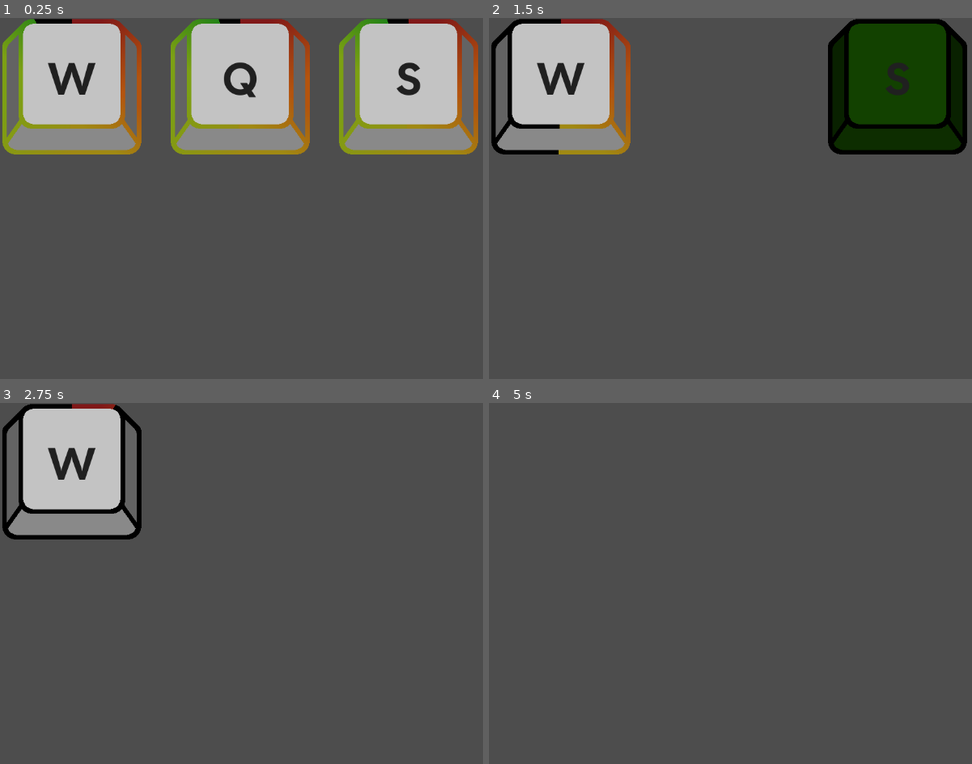
Above: before the commit, frames 1-4 (two rows, left to right).
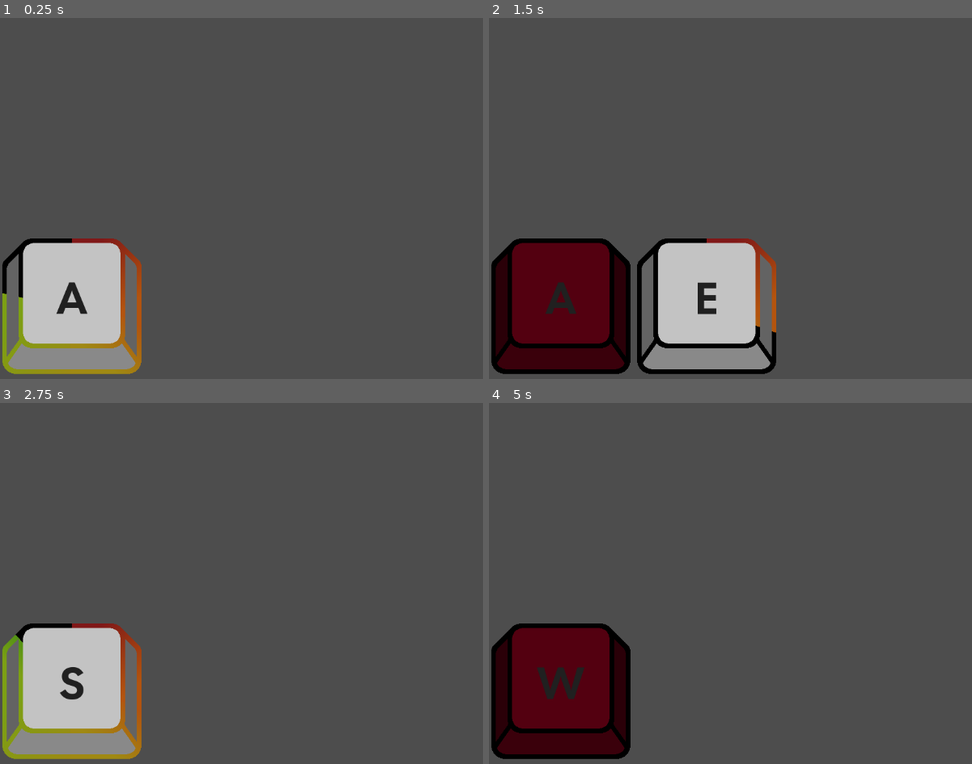
Above: after the commit, the same moments.

Repository: Slumbergeist/Minigame-Project
Game: Godot game, scene res://Mini Games/Key Press/key_press.tscn
Same seed, same stepped clock (60 frames per second), same inputs: the game is played once before the commit and once after it.
Inputs:
- Up to frame 1 (0.25 s): no input
- Up to frame 2 (1.5 s): tap Enter at 0.5 s; hold D (right) 0.53-1.28 s; tap Q (peek_L) at 0.6 s; hold S (down) from 1.28 s (still down); tap Shift (fast) at 1.35 s
- Up to frame 3 (2.75 s): tap Q (peek_L) at 1.55, 2.3 s; release S (down) at 2.03 s; hold D (right) from 2.03 s (still down); tap Space (leap) at 2.1 s
- Up to frame 4 (5 s): release D (right) at 2.78 s; hold W (up) 2.78-3.53 s; tap Q (peek_L) at 2.85, 3.8, 4.55 s; hold A (left) from 3.53 s (still down); tap E (peek_R) at 3.6 s; tap Ctrl (slow) at 4.35 s

The runs differ from the first frame. In frame 1, 37% of the frame differs, in the area x 0-99%, y 0-99%; in frame 2, 39%; in frame 3, 18%; in frame 4, 10%.

Commit message:
Finalizes qte game. Adds qte creator function allowing for adjustable spawn frequency, duration, and amount.

Diff:
--- a/Mini Games/Key Press/key_press.gd
+++ b/Mini Games/Key Press/key_press.gd
@@ -1,23 +1,27 @@
-extends Node2D
+extends Control
 
 ## Frequency determines the time in-between key press events
-@export var frequency = 3
-@export var speed = 3
+@export var frequency: float = 1.0
+## Speed determines how much time the QTE will be active
+@export var speed: float = 1.0
+## Amount caps how many times a QTE will appear
+@export var amount: int = 1
+## Game Enabled being set to true will begin the spawn timer. False turns off new QTEs
+@export var game_enabled: bool = false
 
 @onready var timer: Timer = $Timer
 @onready var qte_event: PackedScene = preload("res://Objects/key_qte.tscn")
+@onready var qte_container: HBoxContainer = $"QTE Container"
 
 signal qte_success(qte_cleared: TextureProgressBar)
 
 var valid_qte_actions = ["up", "down", "left", "right", "peek_L", "peek_R"]
+var rng = RandomNumberGenerator.new()
 
 # Called when the node enters the scene tree for the first time.
 func _ready() -> void:
-	timer.wait_time = frequency
-	randi_range(0, 10)
-
-# process. if timer is stopped, start timer with random time (relative to frequency)
-# this creates new qte via add_new_qte()
+	if game_enabled:
+		timer_cycle()
 
 func _input(event) -> void:
 	if event is InputEventKey:
@@ -34,11 +38,16 @@
 
 func add_new_qte() -> void:
 	var new_qte = qte_event.instantiate()
-	# Set random position (check for existing qte positions)
-	new_qte.speed = 5 # Randomize according to self.speed
-	new_qte.key = "up" # Randomize according to valid_qte_actions Array
+	new_qte.speed = rng.randf_range((speed / 1.5), (speed * 1.5))
+	new_qte.key = valid_qte_actions[rng.randi_range(0, (valid_qte_actions.size() - 1))]
 	new_qte.add_to_group("Active QTEs")
+	qte_container.add_child(new_qte)
 
-# Create randomization for how often a new QTE pops up using frequency (0 meaning never again)
-# QTE auto-creator, randomization also should be able to randomly pick what key should be pressed and vary speed
-# Create formula for positioning qtes without overlapping or going OoB
+func timer_cycle() -> void:
+	add_new_qte()
+	amount -= 1
+	if amount > 0:
+		timer.start(rng.randf_range((frequency / 1.5), (frequency * 1.5)))
+
+func _on_timer_timeout() -> void:
+	timer_cycle()
--- a/Mini Games/Key Press/key_press.tscn
+++ b/Mini Games/Key Press/key_press.tscn
@@ -1,26 +1,32 @@
-[gd_scene load_steps=3 format=3 uid="uid://cbnhfof5bpcet"]
+[gd_scene load_steps=2 format=3 uid="uid://cbnhfof5bpcet"]
 
 [ext_resource type="Script" uid="uid://do7nqm1tqmius" path="res://Mini Games/Key Press/key_press.gd" id="1_s8g6r"]
-[ext_resource type="PackedScene" uid="uid://brj22jt66f6ps" path="res://Objects/key_qte.tscn" id="2_vfnxi"]
 
-[node name="MG-Key_Press" type="Node2D"]
+[node name="MG-Key_Press" type="Control"]
+layout_mode = 3
+anchors_preset = 15
+anchor_right = 1.0
+anchor_bottom = 1.0
+grow_horizontal = 2
+grow_vertical = 2
 script = ExtResource("1_s8g6r")
+amount = 5
+game_enabled = true
 
 [node name="Timer" type="Timer" parent="."]
 one_shot = true
 
-[node name="KeyQTE" parent="." groups=["Active QTEs"] instance=ExtResource("2_vfnxi")]
+[node name="QTE Container" type="HBoxContainer" parent="."]
+custom_minimum_size = Vector2(0, 150)
+layout_mode = 1
+anchors_preset = 12
+anchor_top = 1.0
+anchor_right = 1.0
+anchor_bottom = 1.0
+offset_top = -256.0
+grow_horizontal = 2
+grow_vertical = 0
+size_flags_horizontal = 4
+size_flags_vertical = 8
 
-[node name="KeyQTE2" parent="." groups=["Active QTEs"] instance=ExtResource("2_vfnxi")]
-offset_left = 300.0
-offset_right = 556.0
-speed = 5.0
-key = "peek_L"
-
-[node name="KeyQTE3" parent="." groups=["Active QTEs"] instance=ExtResource("2_vfnxi")]
-offset_left = 600.0
-offset_right = 856.0
-speed = 5.0
-key = "down"
-
-[connection signal="qte_success" from="." to="KeyQTE" method="_on_key_qte_success"]
+[connection signal="timeout" from="Timer" to="." method="_on_timer_timeout"]
--- a/Objects/key_qte.gd
+++ b/Objects/key_qte.gd
@@ -4,11 +4,14 @@
 @export_enum("up", "down", "left", "right", "fast", "leap", "slow", "peek_L", "peek_R") var key: String = "up"
 @export_enum("Unresolved", "Succeeded", "Failed") var result: String = "Unresolved"
 
-@onready var game_controller: Node2D = $".."
+@onready var game_controller: Control = $"../.."
 @onready var text_edit: RichTextLabel = $TextEdit
 @onready var timer: Timer = $Timer
 @onready var se_success: AudioStreamPlayer = $Success
 @onready var se_failure: AudioStreamPlayer = $Failure
+
+signal qte_instance_success()
+signal qte_instance_failure()
 
 var key_literal
 
@@ -36,6 +39,7 @@
 
 func eventFailure() -> void:
 	tint_over = "#aa0022a2"
+	qte_instance_failure.emit()
 	se_failure.play()
 	result = "Failed"
 	await se_failure.finished
@@ -44,6 +48,7 @@
 func eventSuccess() -> void:
 	timer.stop()
 	tint_over = "#237d00ad"
+	qte_instance_success.emit()
 	se_success.play()
 	result = "Succeeded"
 	await se_success.finished
--- a/Objects/key_qte.tscn
+++ b/Objects/key_qte.tscn
@@ -11,6 +11,7 @@
 [node name="KeyQTE" type="TextureProgressBar"]
 offset_right = 256.0
 offset_bottom = 256.0
+scale = Vector2(0.5, 0.5)
 step = 0.1
 value = 100.0
 fill_mode = 4
--- /dev/null
+++ b/World/world.tscn
@@ -0,0 +1,3 @@
+[gd_scene format=3 uid="uid://8lo1mpt04jfk"]
+
+[node name="World" type="Node2D"]
